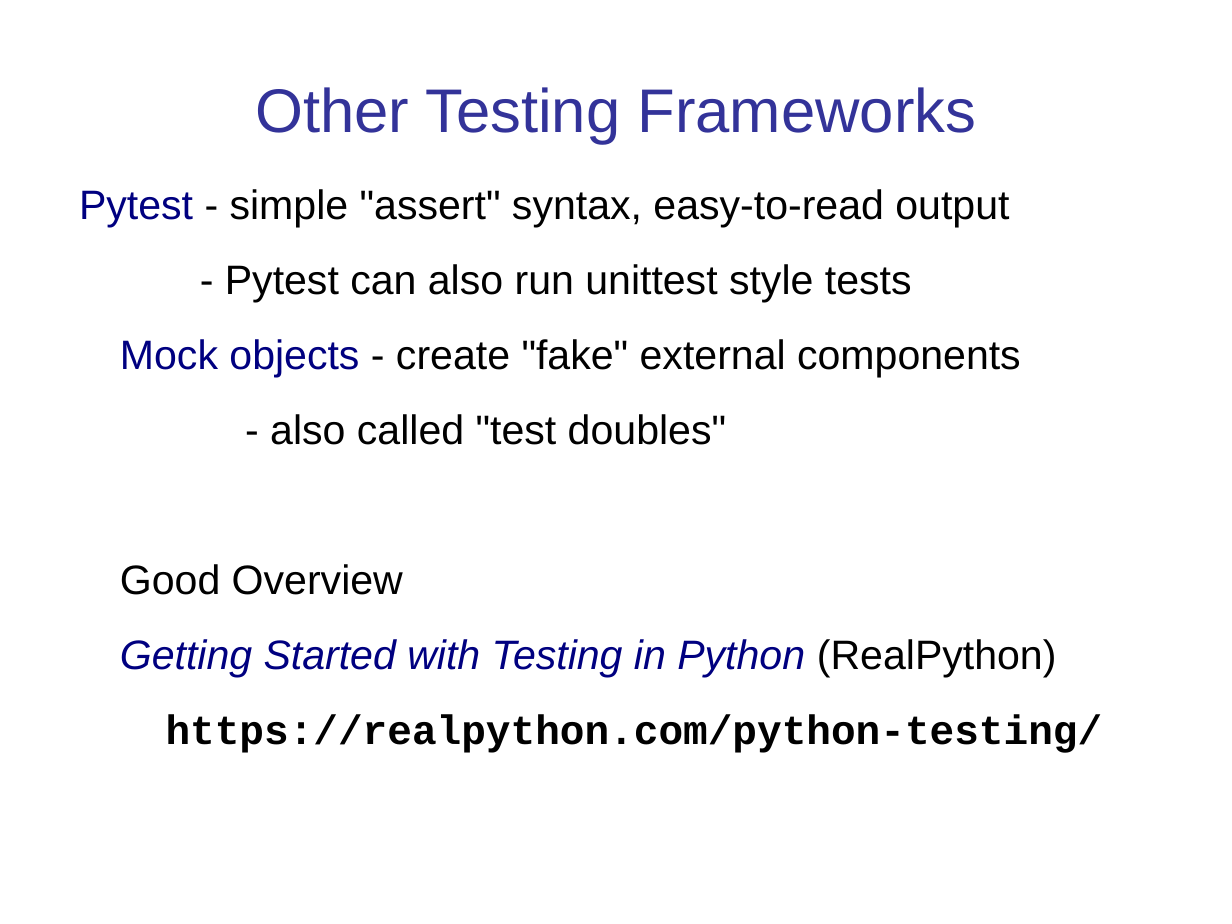
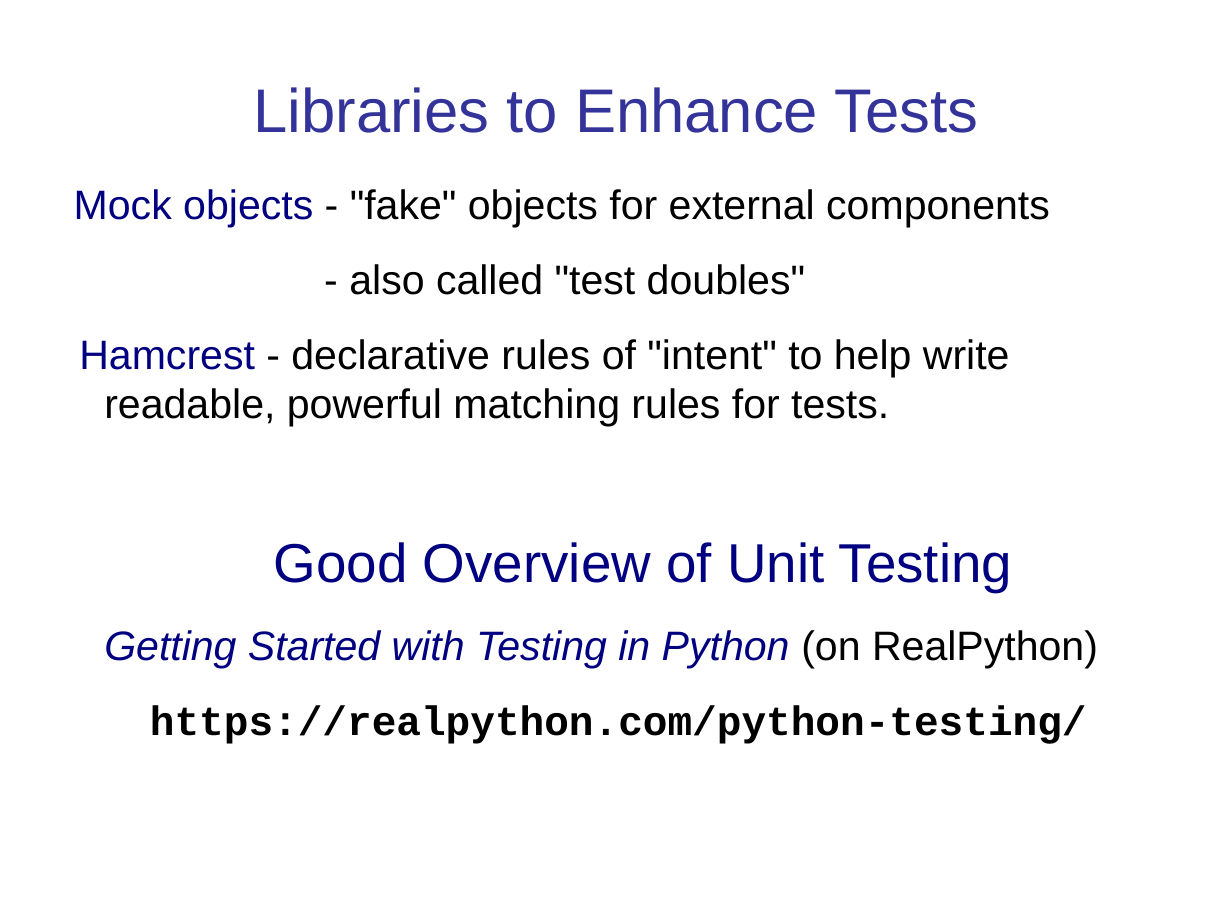
Before and after one commit to cpske/ISP, a slide deck: slide 3 of testing/PythonUnitTesting.ppt. Drawn at 1232x924 pixels with LibreOffice and Linux fonts; fonts in the diff are those of the drawing. Boxes give left, top, right and bottom in pixels: in the first picture for what was removed or moved away, otherwise in the second. Text is boxed around its words. In the diff, an @@ line names an element or a change of style, - is before the commit and + after.

Commit message:
update presentation on unittesting in python

```diff
--- a/testing/PythonUnitTesting.ppt
+++ b/testing/PythonUnitTesting.ppt
@@ title at [254, 87, 978, 133]: text changed @@
-Other Testing Frameworks
+Libraries to Enhance Tests
@@ text at [74, 189, 1050, 228]: text changed @@
-Pytest - simple "assert" syntax, easy-to-read output
-- Pytest can also run unittest style tests
-Mock objects - create "fake" external components
+Mock objects - "fake" objects for external components
@@ text at [79, 339, 1098, 668]: text changed; text colour #000080 to #000000; italic off @@
-Good Overview
-Getting Started with Testing in Python (RealPython)
+Hamcrest - declarative rules of "intent" to help write readable, powerful matching rules for tests.
+Good Overview of Unit Testing
+Getting Started with Testing in Python (on RealPython)
```
Also in this commit, not shown: 6 other slides changed, 5 slides added, 1 slide removed, 6 other files.
